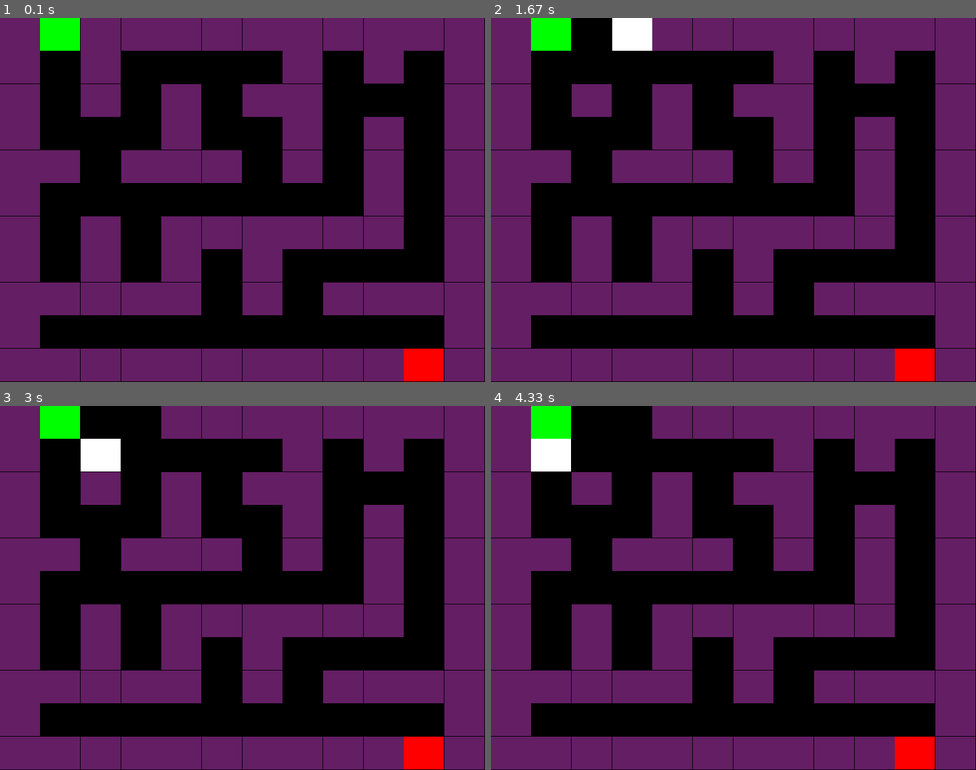
Above: before the commit, frames 1-4 (two rows, left to right).
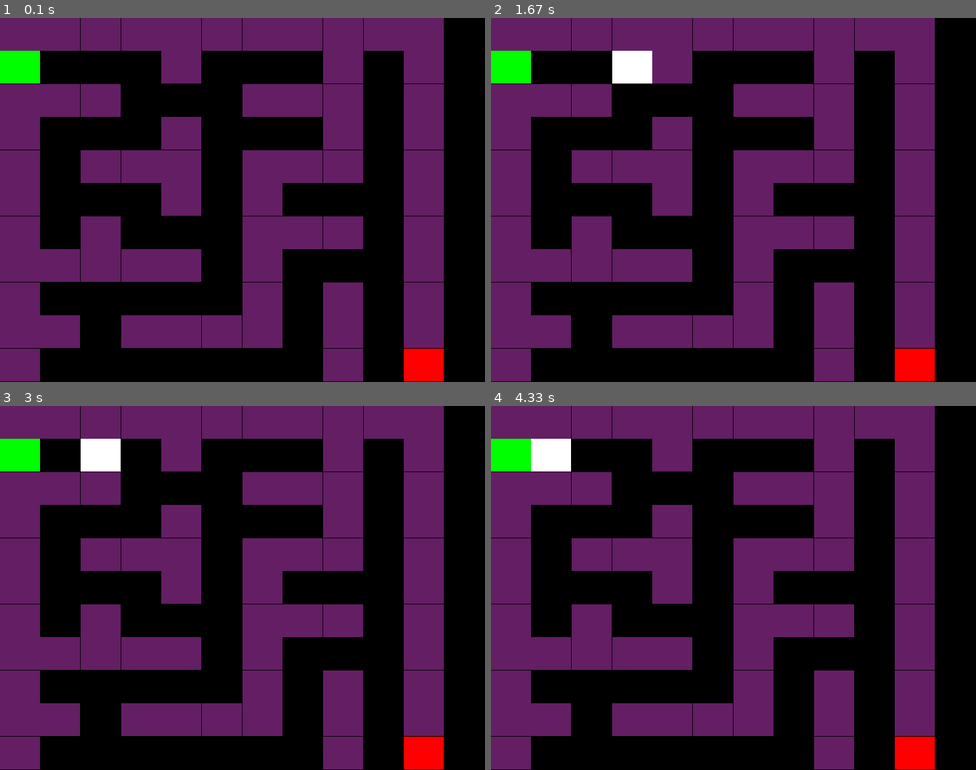
Above: after the commit, the same moments.

Repository: marianodominguez/pythonLab
Game: pygame game, started from testMaze.py
Same seed, same stepped clock (60 frames per second), same inputs: the game is played once before the commit and once after it.
Inputs:
- Up to frame 1 (0.1 s): no input
- Up to frame 2 (1.67 s): hold Right 0.33-0.8 s; hold Up 0.83-1.38 s; hold Right from 1.42 s (still down)
- Up to frame 3 (3 s): release Right at 2.05 s; hold Left 2.08-2.75 s; hold Down from 2.78 s (still down)
- Up to frame 4 (4.33 s): release Down at 3.47 s; hold Left 3.5-4.2 s

The runs differ from the first frame. In frame 1, 48% of the frame differs, in the area x 0-100%, y 0-100%; in frame 2, 50%; in frame 3, 49%; in frame 4, 49%.

Commit message:
Add walls to maze

Diff:
--- a/labs/DisplayMaze.py
+++ b/labs/DisplayMaze.py
@@ -8,17 +8,6 @@
 import sys
 from pygame.locals import *
 
-MAZE_W,MAZE_H = (100,100)
-WALL_COLOR = (100, 30, 100)
-START_COLOR = (0, 255, 0)
-END_COLOR = (255, 0, 0)
-
-mode = width,height = 800,600
-maze = []
-myX, myY = (1,2)
-screen = None
-hscale,vscale=(1.0,1.0)
-
 class Maze(object):
     '''
     Create and display a maze from strings, with the following format
@@ -27,56 +16,83 @@
              E\n
     '''
 
+    mode = width,height = 800,600
+    maze = []
+    myX, myY = (1,2)
+    screen = None
+    hscale,vscale=(1.0,1.0)
+    MAZE_W,MAZE_H = (100,100)
+    WALL_COLOR = (100, 30, 100)
+    START_COLOR = (0, 255, 0)
+    END_COLOR = (255, 0, 0)
+
     def __init__(self,params=[]):
         '''
         Constructor
         '''
 
         pygame.init()
-        self.screen = pygame.display.set_mode(mode)
-        self.hscale = (width) / MAZE_W
-        self.vscale = (height) / MAZE_H
+        self.screen = pygame.display.set_mode(self.mode)
+        self.hscale = (self.width) / self.MAZE_W
+        self.vscale = (self.height) / self.MAZE_H
         self.maze = [];
         self.myX, self.myY = (1,1)
 
 
     def display(self):
         self.screen.fill((0,0,0))
-        for y,row in enumerate(self.maze):
-            for x,cell in enumerate(row):
+        for x,row in enumerate(self.maze):
+            for y,cell in enumerate(row):
                 rect = pygame.Rect(x*self.hscale, y*self.vscale, self.hscale, self.vscale)
                 if cell== 'S':
-                    pygame.draw.rect(self.screen, START_COLOR, rect)
+                    pygame.draw.rect(self.screen, self.START_COLOR, rect)
                 if cell== '*':
-                    pygame.draw.rect(self.screen, WALL_COLOR, rect)
+                    pygame.draw.rect(self.screen, self.WALL_COLOR, rect)
                 if cell == 'E':
-                    pygame.draw.rect(self.screen, END_COLOR, rect)
+                    pygame.draw.rect(self.screen, self.END_COLOR, rect)
 
 
-    def setMaze(self, mazeString = [' S ', '   ', ' E ']):
+    def setMaze(self,mazeString = [' S ', '   ', ' E ']):
         for row in mazeString:
             self.maze.append(row)
         self.MAZE_W = len(mazeString[0])
         self.MAZE_H = len(mazeString)
-        self.hscale = (width) / self.MAZE_W
-        self.vscale = (height) / self.MAZE_H
+        self.hscale = (self.width) / self.MAZE_W
+        self.vscale = (self.height) / self.MAZE_H
+        #print self.maze
+
+    def move(self,dir):
+        if dir=='U':
+            if self.myY-1 >= 0 and self.maze[self.myX][self.myY-1] == ' ' :
+                self.myY -= 1
+        if dir=='D':
+            if self.myY+1 <= self.MAZE_H and self.maze[self.myX][self.myY+1] == ' ':
+                self.myY += 1
+        if dir=='L':
+            if self.myX-1 >= 0 and self.maze[self.myX-1][self.myY] == ' ' :
+                self.myX -= 1
+        if dir=='R':
+            if self.myX+1 <= self.MAZE_W and self.maze[self.myX+1][self.myY] == ' ':
+                self.myX += 1
 
     def game(self):
         while True:
-            rect = pygame.Rect(self.myX*self.hscale, self.myY*self.vscale, self.hscale, self.vscale)
+            rect = pygame.Rect(self.myX*self.hscale,self.myY*self.vscale,self.hscale,self.vscale)
             pygame.draw.rect(self.screen, (0,0,0), rect)
+
             for event in pygame.event.get():
                 if event.type == QUIT:
                     sys.exit()
                 if event.type == KEYDOWN:
                     if event.key == pygame.K_UP:
-                        if self.myY > 0: self.myY -= 1
+                        self.move("U")
                     if event.key == pygame.K_DOWN:
-                        if self.myY < MAZE_H : self.myY += 1
+                        self.move("D")
                     if event.key == pygame.K_LEFT:
-                        if self.myX > 0: self.myX -= 1
+                        self.move("L")
                     if event.key == pygame.K_RIGHT:
-                        if self.myX < MAZE_W: self.myX += 1
-                rect = pygame.Rect(self.myX*self.hscale, self.myY*self.vscale, self.hscale, self.vscale)
+                        self.move("R")
+
+                rect = pygame.Rect(self.myX*self.hscale,self.myY*self.vscale,self.hscale,self.vscale)
                 pygame.draw.rect(self.screen, (255,255,255), rect)
                 pygame.display.update()
